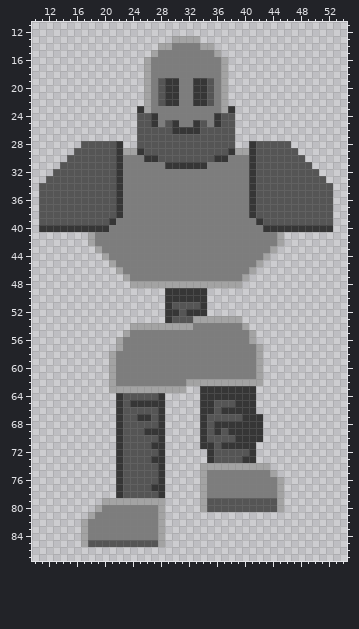
File history of a sprite sheet, sprites/RobotWithLegUp/layers/74810942-a3e0-4533-9c31-4441a2e25060/6d164089-670c-4102-8980-7572ada5e008.png. This is how it looked before the edit.
The file is 64x96 pixels. Shown: x 10..54, y 11..87.
The same view after the edit:
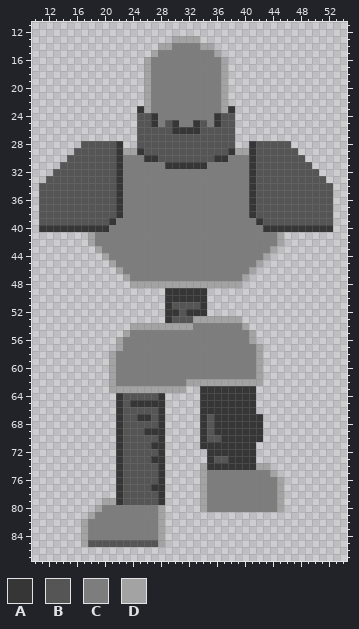
Palette (. is transparent): A #363636  B #555555  C #7d7d7d  D #a3a3a3
The exact change:
y 19..22: x 28..30 BAA -> CCC; x 33..35 AAB -> CCC
y 65: x 36..38 BBB -> AAA
y 66: x 36 B -> A
y 67: x 36..39 BBBB -> AAAA
y 69: x 37 B -> A
y 70: x 37..38 BB -> AA
y 71: x 36 B -> A
y 72: x 36..40 BBBBB -> AAAAA
y 73: x 38..39 BB -> AA
y 74: x 35..41 DDDDDDD -> AAAAAAA
y 79: x 22..28 DDDDDDD -> ABBBBBA; x 35..44 BBBBBBBBBB -> CCCCCCCCCC
y 80: x 35..44 BBBBBBBBBB -> CCCCCCCCCC
